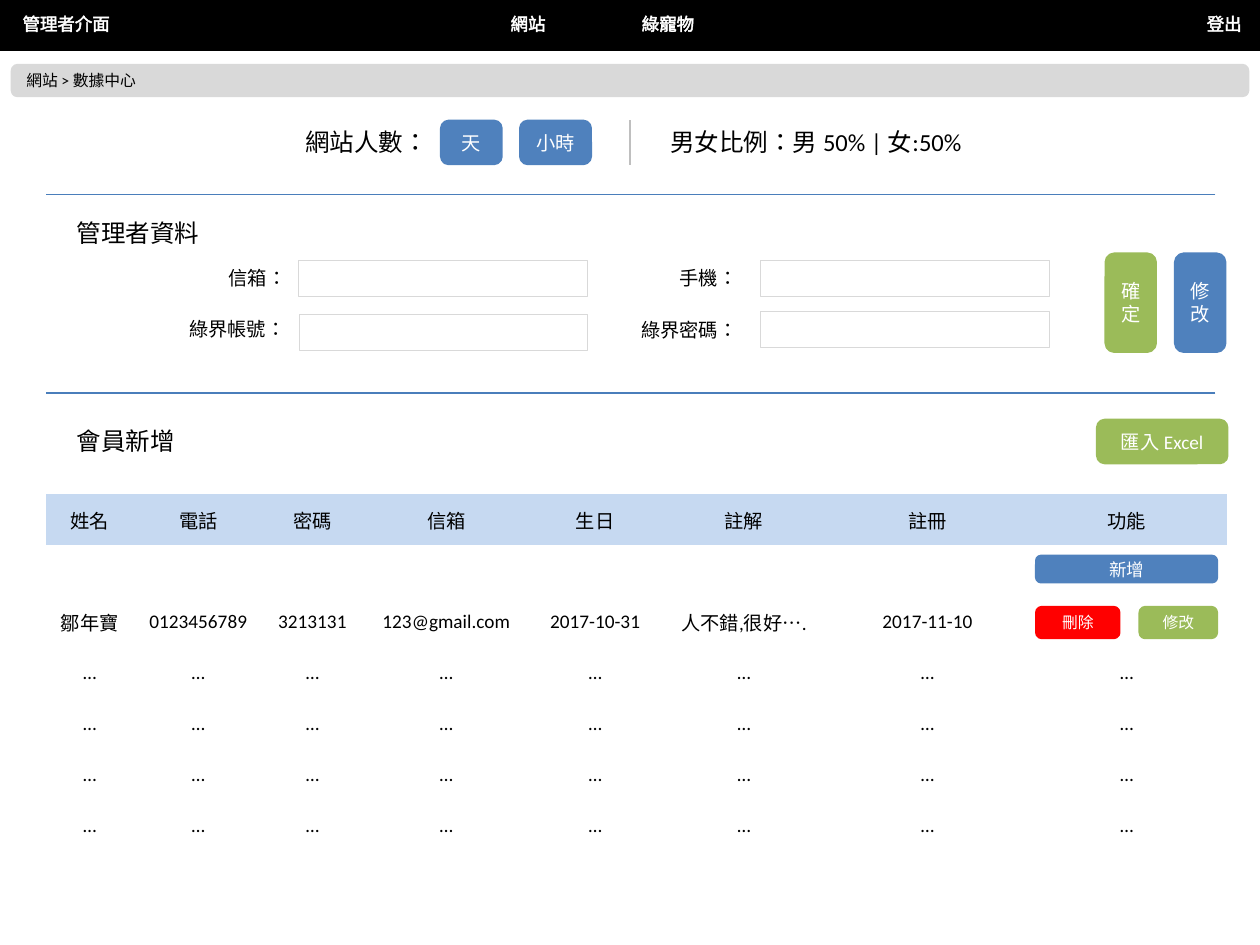
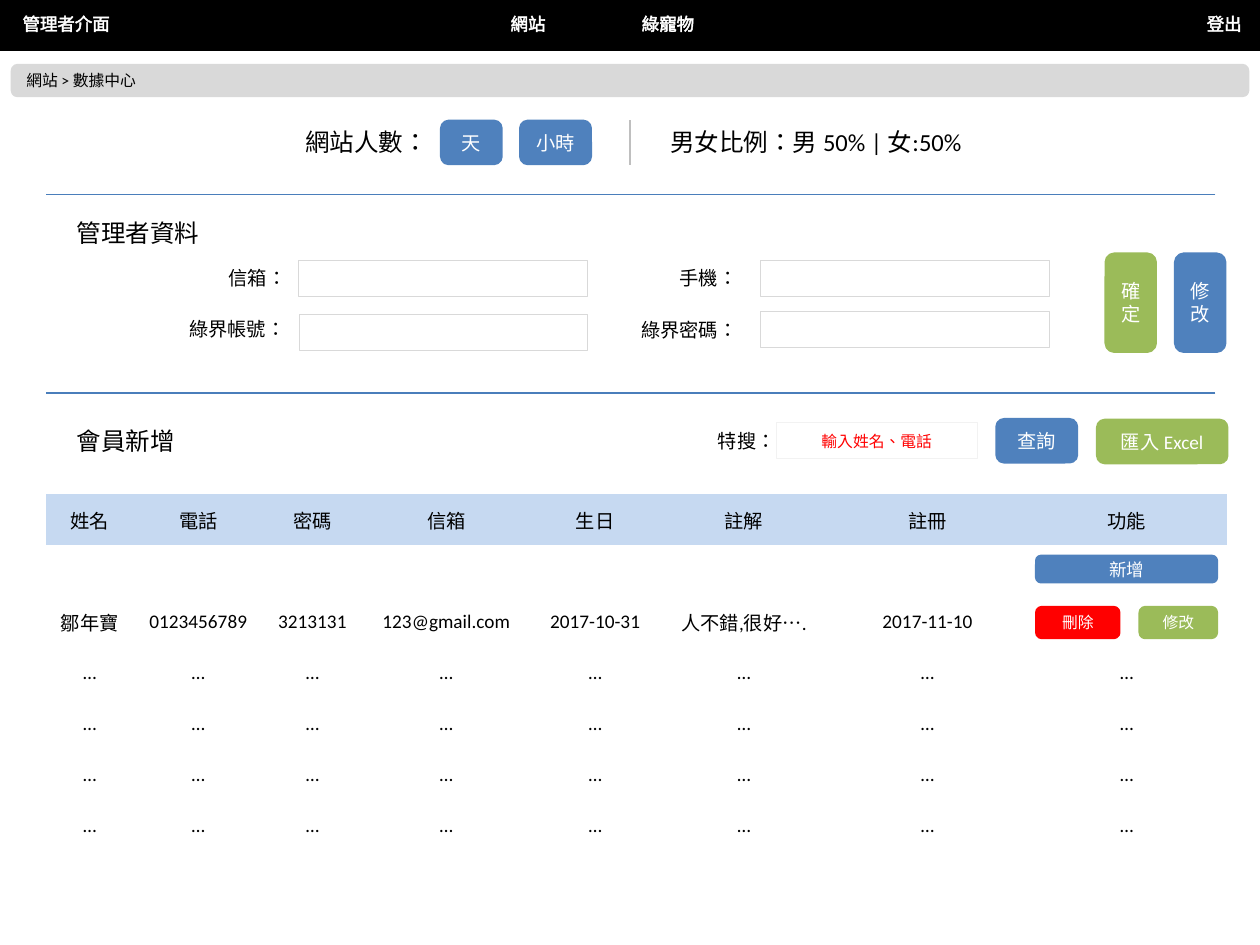
Before and after one commit to nexstar/XMind, a slide deck: slide 5 of 最終後台版型.pptx (slide 4 before the commit). Drawn at 1260x945 pixels with LibreOffice and Linux fonts; fonts in the diff are those of the drawing. Boxes give left, top, right and bottom in pixels: in the first picture for what was removed or moved away, otherwise in the second. Text is boxed around its words. In the diff, an @@ line names an element or a change of style, - is before the commit and + after.

```diff
--- a/最終後台版型.pptx
+++ b/最終後台版型.pptx
@@ text added at bbox=[718, 432, 776, 450], 11 pt, text #000000 @@
+特搜：
@@ rectangle added at bbox=[776, 423, 978, 460], fill #FFFFFF, outline #F2F2F2 0.5 pt, 9 pt, text #FF0000 @@
+輸入姓名、電話
@@ rounded rectangle added at bbox=[997, 420, 1076, 461], fill #4F81BD, outline #4F81BD 2 pt, 11 pt, text #FFFFFF @@
+查詢
```
Also in this commit, not shown: 2 other slides changed, 3 slides added.
